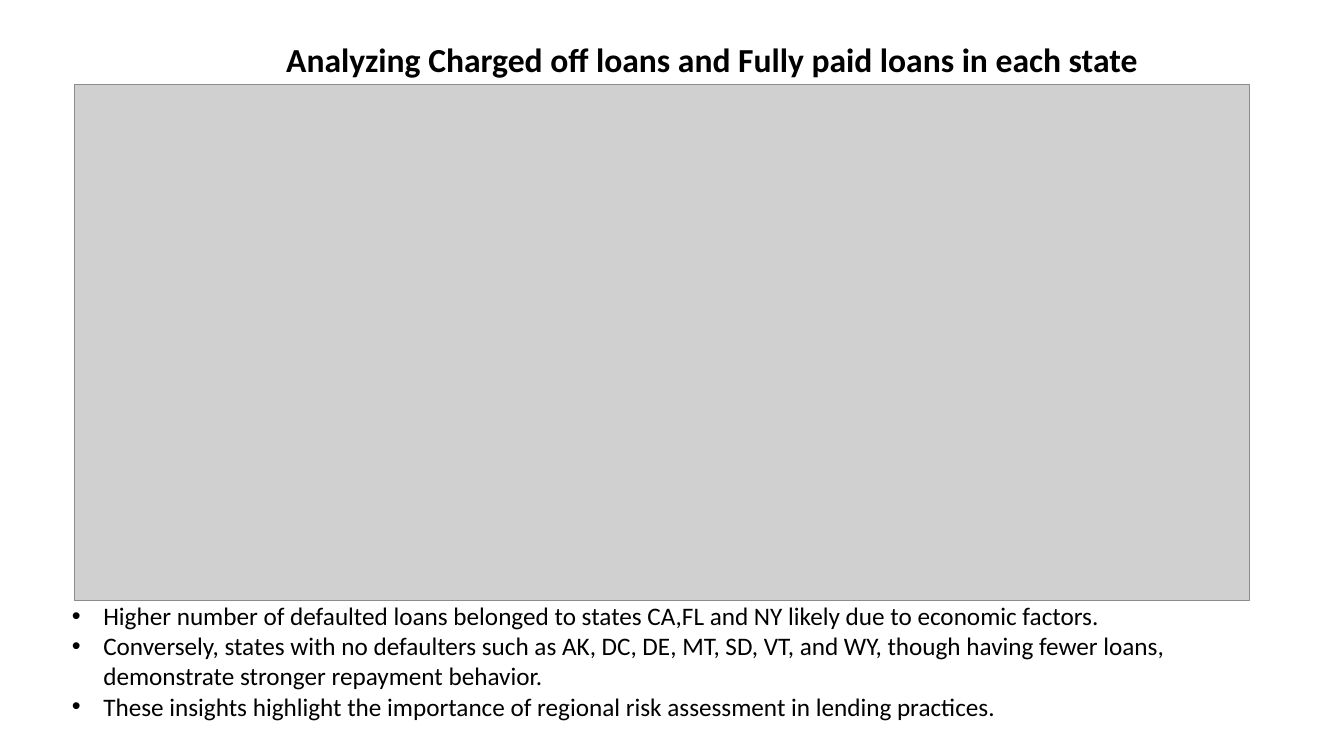
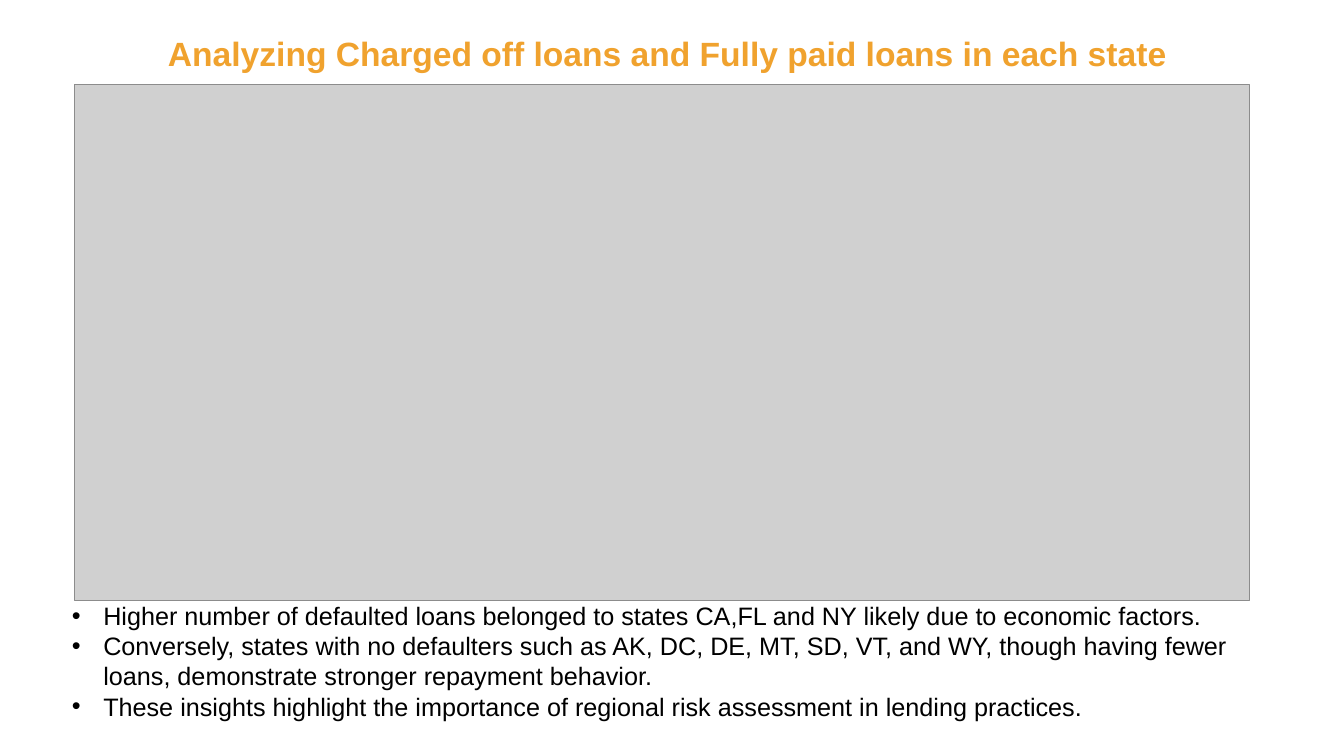
Before and after one commit to Rawoof821/LendingclubCaseStudy, a slide deck: slide 14 of Neha_Rawoof_LendingCaseStudy.pptx (slide 24 before the commit). Drawn at 1344x756 pixels with LibreOffice and Linux fonts; fonts in the diff are those of the drawing; grey boxes stand for pictures. Boxes give left, top, right and bottom in pixels: in the first picture for what was removed or moved away, otherwise in the second. Text is boxed around its words. In the diff, an @@ line names an element or a change of style, - is before the commit and + after.

```diff
--- a/Neha_Rawoof_LendingCaseStudy.pptx
+++ b/Neha_Rawoof_LendingCaseStudy.pptx
@@ text "Analyzing Charged off loans and ...": place and size @@
-text "Analyzing Charged off loans and ..." at <box>286,48,1138,78</box>
+text "Analyzing Charged off loans and ..." at <box>168,41,1166,73</box>
@@ text "Analyzing Charged off loans and ..." at <box>168,41,1166,73</box>: font Calibri to Arial, text colour #000000 to #F0A22E @@
@@ text "Higher number of defaulted loans ..." at <box>103,606,1227,721</box>: font Calibri to Arial @@
```
Also in this commit, not shown: 17 other slides changed, 1 slide added, 9 slides removed.
